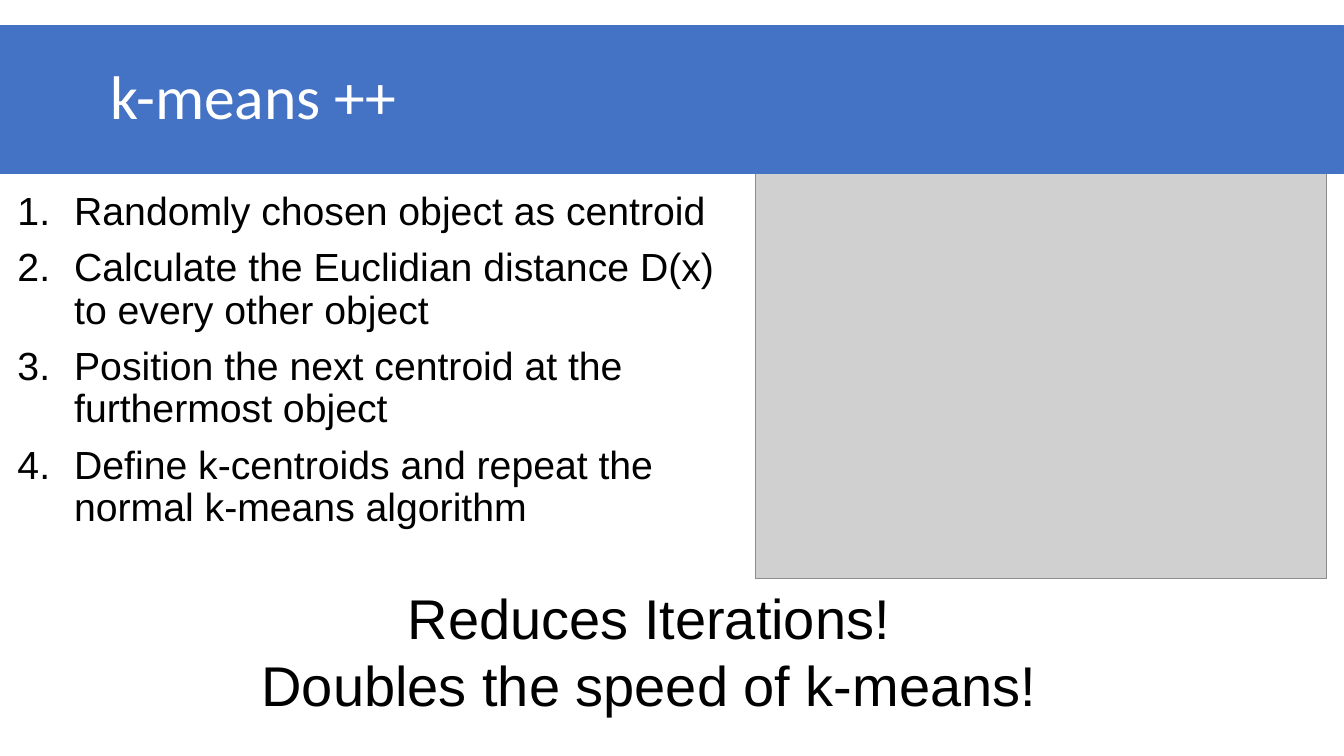
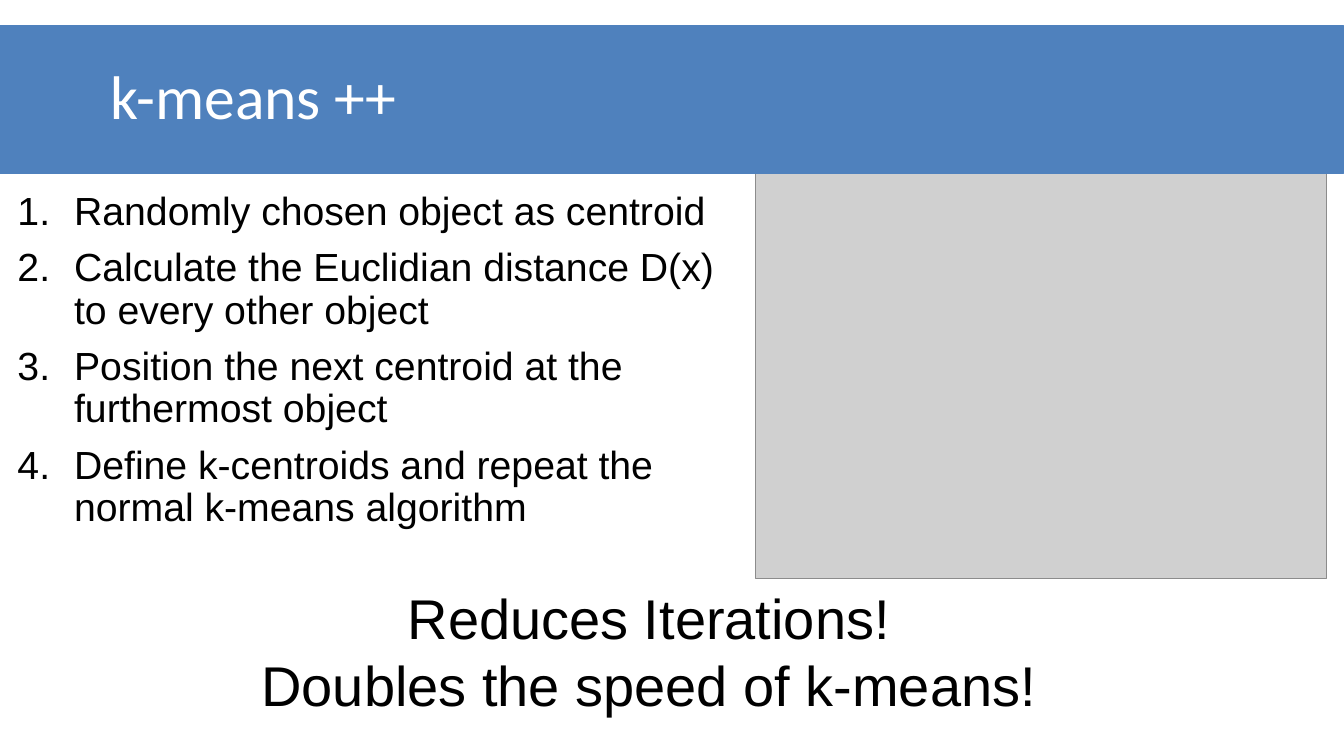
Before and after one commit to datascience-mobi/group-01-project-4-1, a slide deck: slide 4 of K-means clustering.pptx. Drawn at 1344x756 pixels with LibreOffice and Linux fonts; fonts in the diff are those of the drawing; grey boxes stand for pictures. Boxes give left, top, right and bottom in pixels: in the first picture for what was removed or moved away, otherwise in the second. Text is boxed around its words. In the diff, an @@ line names an element or a change of style, - is before the commit and + after.

```diff
--- a/K-means clustering.pptx
+++ b/K-means clustering.pptx
@@ rectangle "k-means ++" at bbox=[0, 27, 1344, 173]: fill #4472C4 to #4F81BD; outline #4472C4 2 pt to #4F81BD 2 pt @@
```
Also in this commit, not shown: 6 other slides changed.
